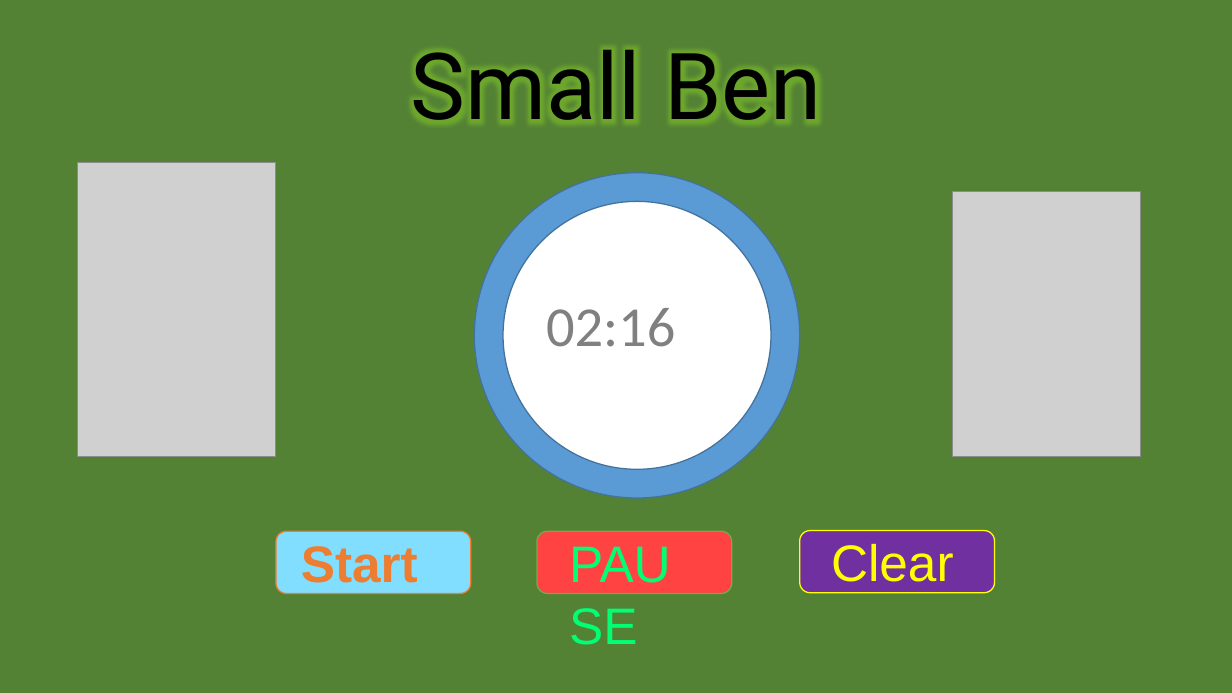
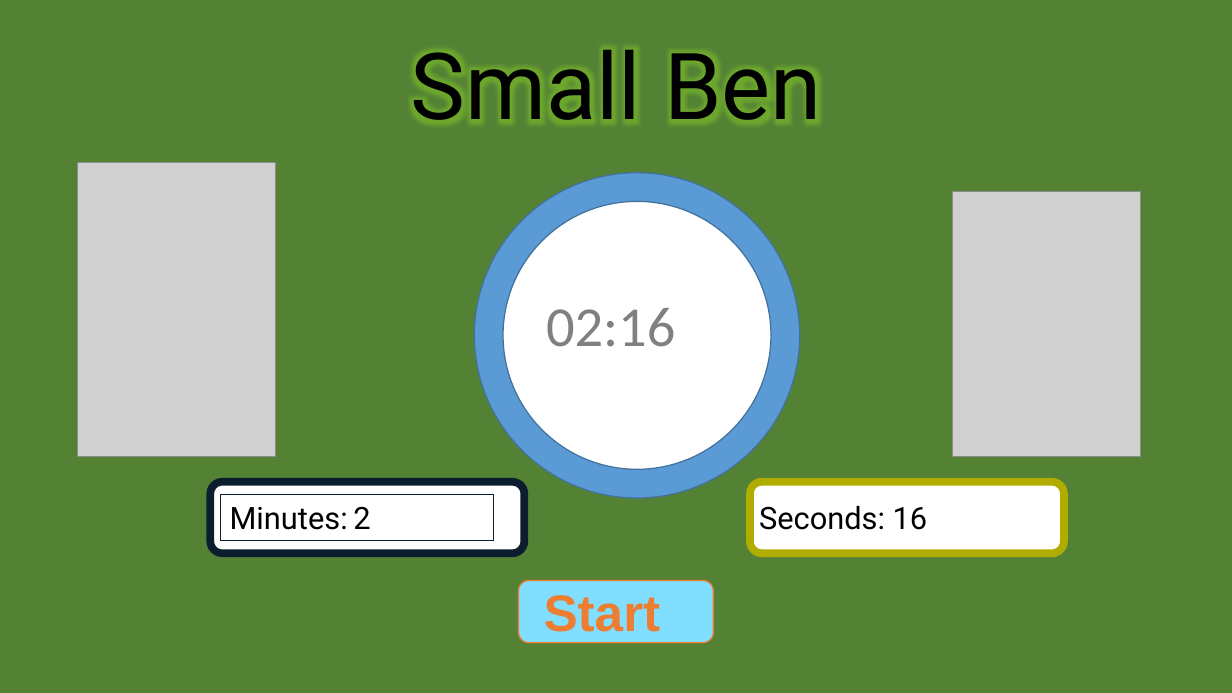
Before and after one commit to DanielGVPJ/Timer-BIY, a slide deck: slide 6 of resources/powerpoint/timer-design.pptx. Drawn at 1232x693 pixels with LibreOffice and Linux fonts; fonts in the diff are those of the drawing; grey boxes stand for pictures; background and template pictures are left out. Boxes give left, top, right and bottom in pixels: in the first picture for what was removed or moved away, otherwise in the second. Text is boxed around its words. In the diff, an @@ line names an element or a change of style, - is before the commit and + after.

```diff
--- a/resources/powerpoint/timer-design.pptx
+++ b/resources/powerpoint/timer-design.pptx
@@ rounded rectangle: place and size @@
-rounded rectangle at [276,531,471,593]
+rounded rectangle at [211,482,525,553]
@@ rounded rectangle at [211,482,525,553]: fill #81DEFF to #FFFFFF; outline #ED7D31 1 pt to #0C1E2E 6 pt @@
@@ rectangle added at [221,494,494,541], outline #0C1E2E 0.75 pt, 24 pt, text #000000 @@
+Minutes: 2
@@ rounded rectangle: place and size @@
-rounded rectangle at [799,531,994,592]
+rounded rectangle at [750,482,1065,553]
@@ rounded rectangle at [750,482,1065,553]: fill #7030A0 to #FFFFFF; outline #FFFF00 1 pt to #B0AC00 6 pt @@
@@ text added at [759,506,928,530], 24 pt, text #000000 @@
+Seconds: 16
@@ text removed at [560,527,711,598] @@
-PAUSE
@@ text removed at [831,544,954,582] @@
-Clear
@@ rounded rectangle: place and size @@
-rounded rectangle at [537,531,732,593]
+rounded rectangle at [518,580,714,642]
@@ rounded rectangle at [518,580,714,642]: fill #FF4343 to #81DEFF; outline #70AD47 1 pt to #ED7D31 1 pt @@
@@ text "Start": place and size @@
-text "Start" at [301,546,418,583]
+text "Start" at [544,595,661,632]
```
Also in this commit, not shown: 5 other slides changed, 2 slides added, 4 other files.
